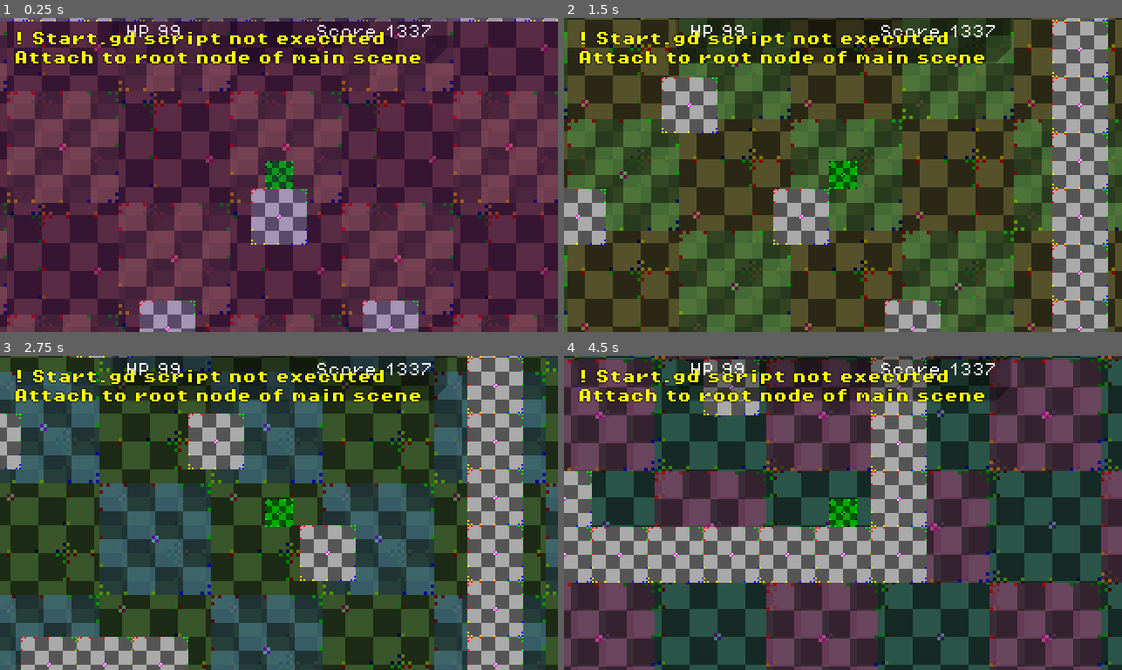
Above: before the commit, frames 1-4 (two rows, left to right).
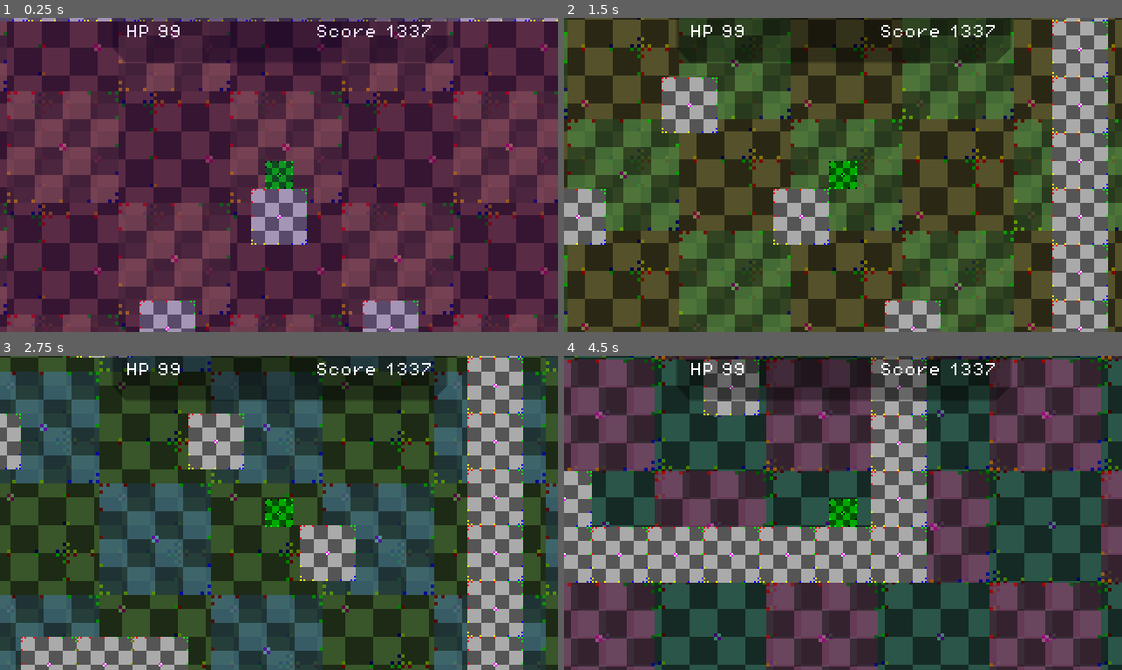
Above: after the commit, the same moments.

Repository: InvadingOctopus/comedot
Game: Godot game, scene res://Templates/Scenes/PlatformSceneTemplate.tscn
Same seed, same stepped clock (60 frames per second), same inputs: the game is played once before the commit and once after it.
Inputs (mouse positions are in pixels of both pictures, inside the frame that each line leads up to):
- Up to frame 1 (0.25 s): no input
- Up to frame 2 (1.5 s): move the mouse to (965, 159) at 0.52 s; hold Right (moveRight) from 0.53 s (still down); click (965, 159) at 0.6 s; tap Space (jump) at 0.77 s; move the mouse to (731, 190) at 1.27 s; right-click (731, 190) at 1.35 s
- Up to frame 3 (2.75 s): tap Space (jump) at 1.52 s; move the mouse to (334, 443) at 2.02 s; release Right (moveRight) at 2.03 s; hold Left (moveLeft) from 2.03 s (still down); click (334, 443) at 2.1 s
- Up to frame 4 (4.5 s): move the mouse to (815, 575) at 2.77 s; release Left (moveLeft) at 2.78 s; hold Right (moveRight) 2.78-4.28 s; right-click (815, 575) at 2.85 s; tap Space (jump) at 3.02, 3.77 s; move the mouse to (1010, 560) at 3.52 s; click (1010, 560) at 3.6 s; move the mouse to (675, 465) at 4.27 s; hold Left (moveLeft) from 4.28 s (still down); right-click (675, 465) at 4.35 s

The runs differ from the first frame. In frame 1, 2.2% of the frame differs, in the area x 2-76%, y 3-15%; in frame 2, 2.1%; in frame 3, 2.2%; in frame 4, 2.5%.

Commit message:
Attach Start script to templates

Diff:
--- a/Templates/Scenes/OverheadSceneTemplate.tscn
+++ b/Templates/Scenes/OverheadSceneTemplate.tscn
@@ -1,5 +1,6 @@
-[gd_scene load_steps=7 format=3 uid="uid://0uproxr5kcfg"]
+[gd_scene load_steps=8 format=3 uid="uid://0uproxr5kcfg"]
 
+[ext_resource type="Script" path="res://Scripts/Start.gd" id="1_y4xpu"]
 [ext_resource type="PackedScene" uid="uid://convttrcwh6rm" path="res://Templates/HUDTemplate.tscn" id="1_y25py"]
 [ext_resource type="PackedScene" uid="uid://br6psm0falw4" path="res://Templates/Scenes/OverheadMapTemplate.tscn" id="2_tvlfg"]
 [ext_resource type="Script" path="res://Entities/Characters/PlayerEntity.gd" id="3_t2b5s"]
@@ -10,6 +11,7 @@
 size = Vector2(16, 16)
 
 [node name="OverheadSceneTemplate" type="Node2D"]
+script = ExtResource("1_y4xpu")
 
 [node name="HUDTemplate" parent="." instance=ExtResource("1_y25py")]
 
--- a/Templates/Scenes/PlatformSceneTemplate.tscn
+++ b/Templates/Scenes/PlatformSceneTemplate.tscn
@@ -1,6 +1,7 @@
-[gd_scene load_steps=9 format=3 uid="uid://dbwiosb1xulu5"]
+[gd_scene load_steps=10 format=3 uid="uid://dbwiosb1xulu5"]
 
 [ext_resource type="PackedScene" uid="uid://convttrcwh6rm" path="res://Templates/HUDTemplate.tscn" id="1_6txl6"]
+[ext_resource type="Script" path="res://Scripts/Start.gd" id="1_qx6d3"]
 [ext_resource type="PackedScene" uid="uid://cpp83yn2u3txn" path="res://Templates/Scenes/PlatformMapTemplate.tscn" id="2_atccb"]
 [ext_resource type="Script" path="res://Entities/Characters/PlayerEntity.gd" id="3_mduvw"]
 [ext_resource type="Texture2D" uid="uid://cygvb20buqi2q" path="res://Assets/Images/Checkerboard16x16.png" id="4_5pmqp"]
@@ -12,6 +13,7 @@
 size = Vector2(16, 16)
 
 [node name="PlatformSceneTemplate" type="Node2D"]
+script = ExtResource("1_qx6d3")
 
 [node name="HUDTemplate" parent="." instance=ExtResource("1_6txl6")]
 
